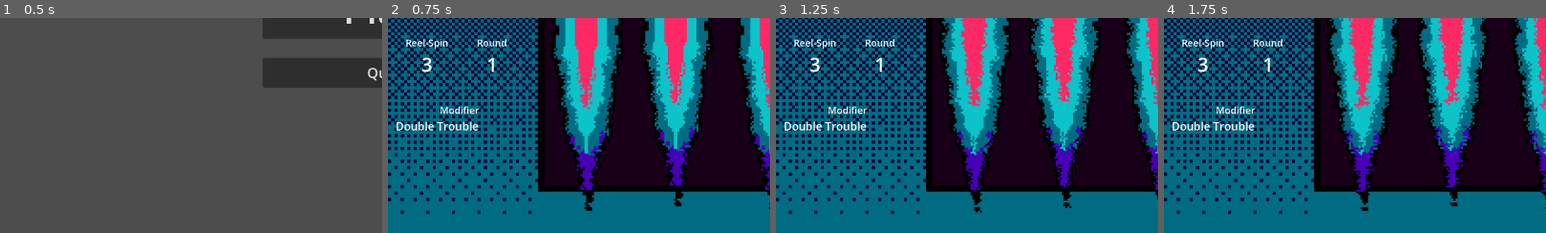
Above: before the commit, frames 1-4 (left to right).
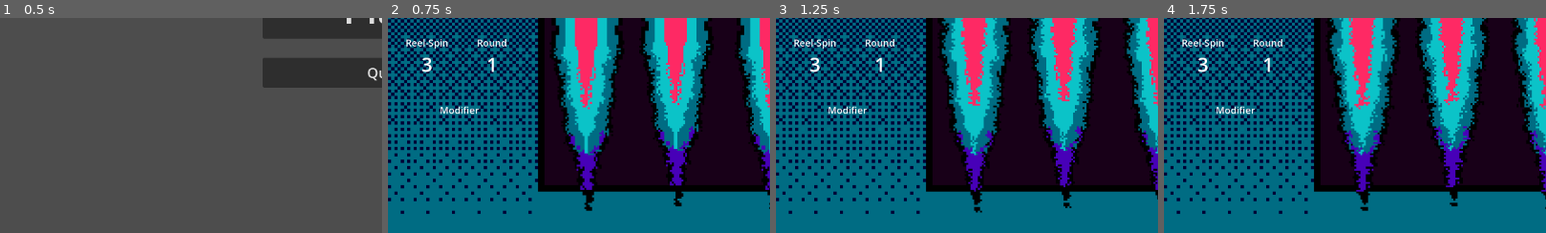
Above: after the commit, the same moments.

Repository: saveligulas/hackathon2025
Game: Godot game, scene res://scenes/mainMenu.tscn
Two runs of this game, one before a commit and one after it. Both use one fixed random seed, a clock stepped at 60 frames per second and the inputs below.
Inputs (mouse positions are % of the whole screen's width and height, from its top left):
- Up to frame 1 (0.5 s): no input
- Up to frame 2 (0.75 s): click "Play" at 0.5 s
- Up to frame 3 (1.25 s): no input
- Up to frame 4 (1.75 s): click (91, 62) at 1.25 s
The pictures show only the part of the screen within x 0-50%, y 46-96%; the shares and areas given below are measured in that part.

Frame 1 is identical in both runs. In frame 2, 0.5% of the frame differs, in the area x 2-24%, y 48-53%; in frame 3, 0.5%; in frame 4, 0.5%.

Commit message:
Add modifier label to game UI

Diff:
--- a/scenes/playing.tscn
+++ b/scenes/playing.tscn
@@ -237,7 +237,6 @@
 [node name="Mod1" type="Label" parent="Slot Machine/MarginContainer/Information/ModifierContainer/Modifier"]
 layout_mode = 2
 theme_override_font_sizes/font_size = 28
-text = "Double Trouble"
 text_overrun_behavior = 3
 
 [node name="MarginContainer2" type="MarginContainer" parent="Slot Machine"]
--- a/src/core/playing.gd
+++ b/src/core/playing.gd
@@ -95,6 +95,8 @@
     score_label.text = str(run_manager.get_total_score())
     round_label.text = str(run_manager.get_current_round())
     spins_left.text = str(run_manager.MAX_SPINS_PER_ROUND - run_manager.spins_this_round)
+    update_modifiers_ui()
+
 
 func _on_goal_reached():
     await get_tree().create_timer(5).timeout
@@ -103,3 +105,15 @@
 
 func _on_round_advanced():
     update_ui_labels()
+
+func update_modifiers_ui():
+    for child in modifier_list.get_children():
+        child.queue_free()
+    run_manager = GameManager.get_node("RunManager")
+    var active_relics = run_manager.game_state.active_relics
+
+    for relic in active_relics:
+        var label = Label.new()
+        label.text = relic.relic_name
+        label.add_theme_font_size_override("font_size", 28)
+        modifier_list.add_child(label)
Not shown, added: assets/music/Music_MainTheme.ogg.import
Not shown, added: assets/music/Music_MainTheme_Loopable.ogg.import
Not shown, added: assets/sprites/Coin/Coin1.png.import
Not shown, added: assets/sprites/Coin/Coin10.png.import
Not shown, added: assets/sprites/Coin/Coin2.png.import
Not shown, added: assets/sprites/Coin/Coin3.png.import
Not shown, added: assets/sprites/Coin/Coin4.png.import
Not shown, added: assets/sprites/Coin/Coin5.png.import
Not shown, added: assets/sprites/Coin/Coin6.png.import
Not shown, added: assets/sprites/Coin/Coin7.png.import
Not shown, added: assets/sprites/Coin/Coin8.png.import
Not shown, added: assets/sprites/Coin/Coin9.png.import
(and 1 more such lines)
